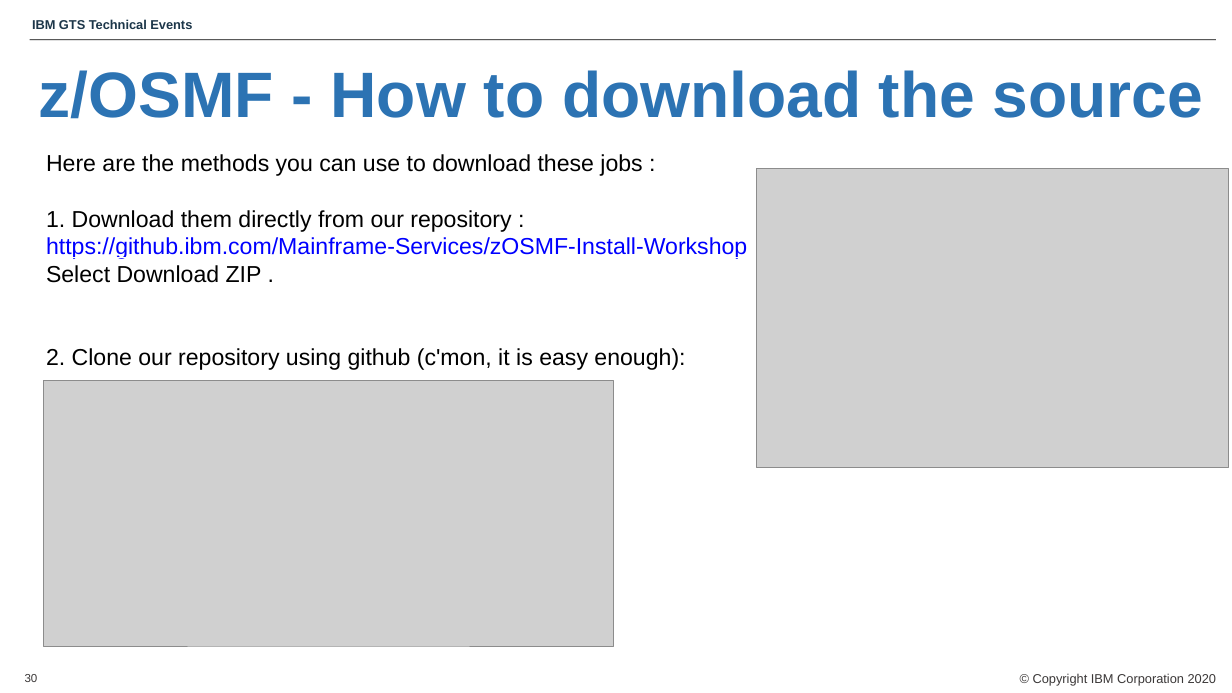
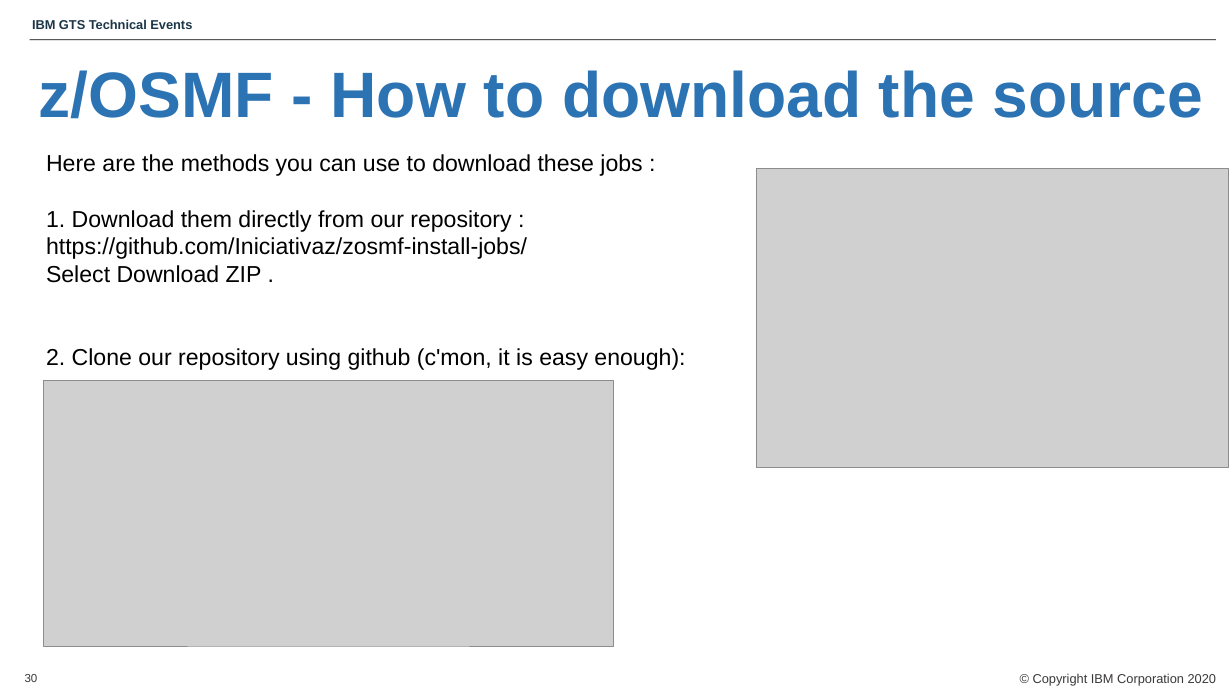
Before and after one commit to Iniciativaz/zosmf-install-jobs, a slide deck: slide 30 of zOSMF-Install.pptx. Drawn at 1232x693 pixels with LibreOffice and Linux fonts; fonts in the diff are those of the drawing; grey boxes stand for pictures; background and template pictures are left out. Boxes give left, top, right and bottom in pixels: in the first picture for what was removed or moved away, otherwise in the second. Text is boxed around its words. In the diff, an @@ line names an element or a change of style, - is before the commit and + after.

```diff
--- a/zOSMF-Install.pptx
+++ b/zOSMF-Install.pptx
@@ text at [46, 237, 527, 259]: text changed; text colour #0000FF to #000000 @@
-https://github.ibm.com/Mainframe-Services/zOSMF-Install-Workshop
+https://github.com/Iniciativaz/zosmf-install-jobs/
```
Also in this commit, not shown: 4 other slides changed, 1 slide added.
